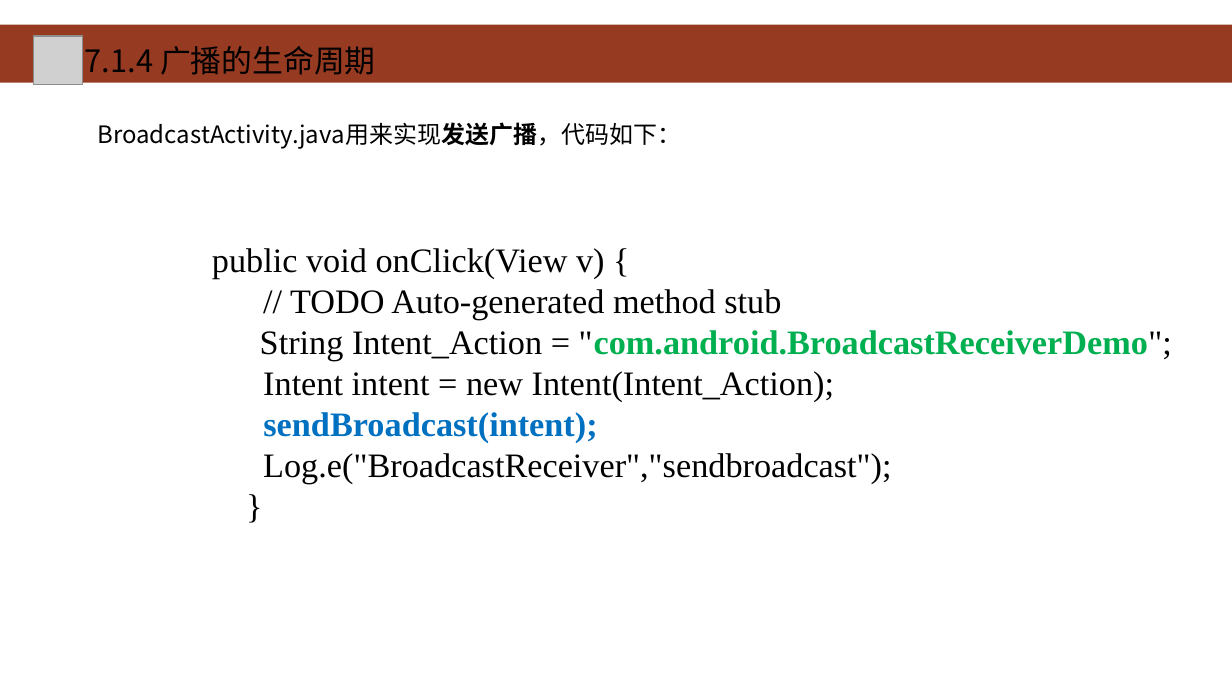
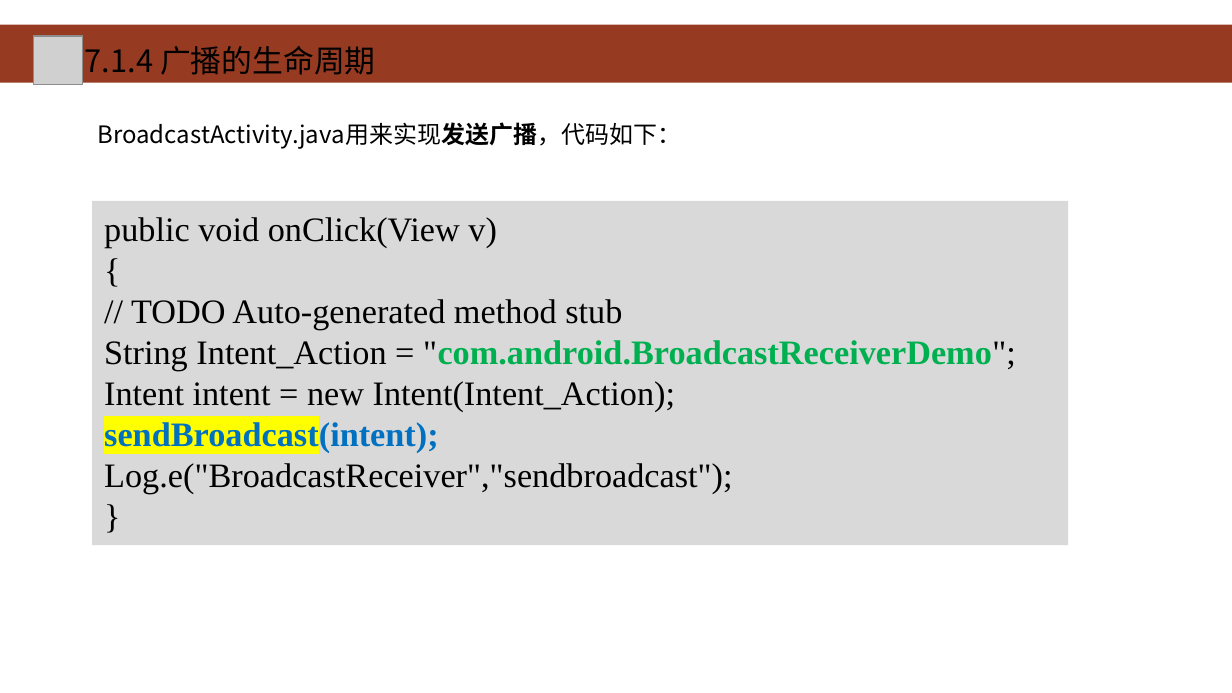
Before and after one commit to HBU/Android-PPT, a slide deck: slide 13 of 07.0 -- 广播 ------- 第07章.pptx. Drawn at 1232x693 pixels with LibreOffice and Linux fonts; fonts in the diff are those of the drawing; grey boxes stand for pictures; background and template pictures are left out. Boxes give left, top, right and bottom in pixels: in the first picture for what was removed or moved away, otherwise in the second. Text is boxed around its words. In the diff, an @@ line names an element or a change of style, - is before the commit and + after.

```diff
--- a/07.0 -- 广播 ------- 第07章.pptx
+++ b/07.0 -- 广播 ------- 第07章.pptx
@@ rectangle "public void onClick(View v)": place and size @@
-rectangle "public void onClick(View v)" at (212, 248, 1172, 484)
+rectangle "public void onClick(View v)" at (92, 201, 1068, 545)
@@ rectangle "public void onClick(View v)" at (92, 201, 1068, 545): fill none to #D9D9D9 @@
@@ text in rectangle at (104, 217, 497, 248): text changed @@
-public void onClick(View v) {
+public void onClick(View v)
+{
@@ text in rectangle at (104, 419, 439, 453): highlight none to #FFFF00 in "sendBroadcast(intent);" @@
```
Also in this commit, not shown: 15 other slides changed.
